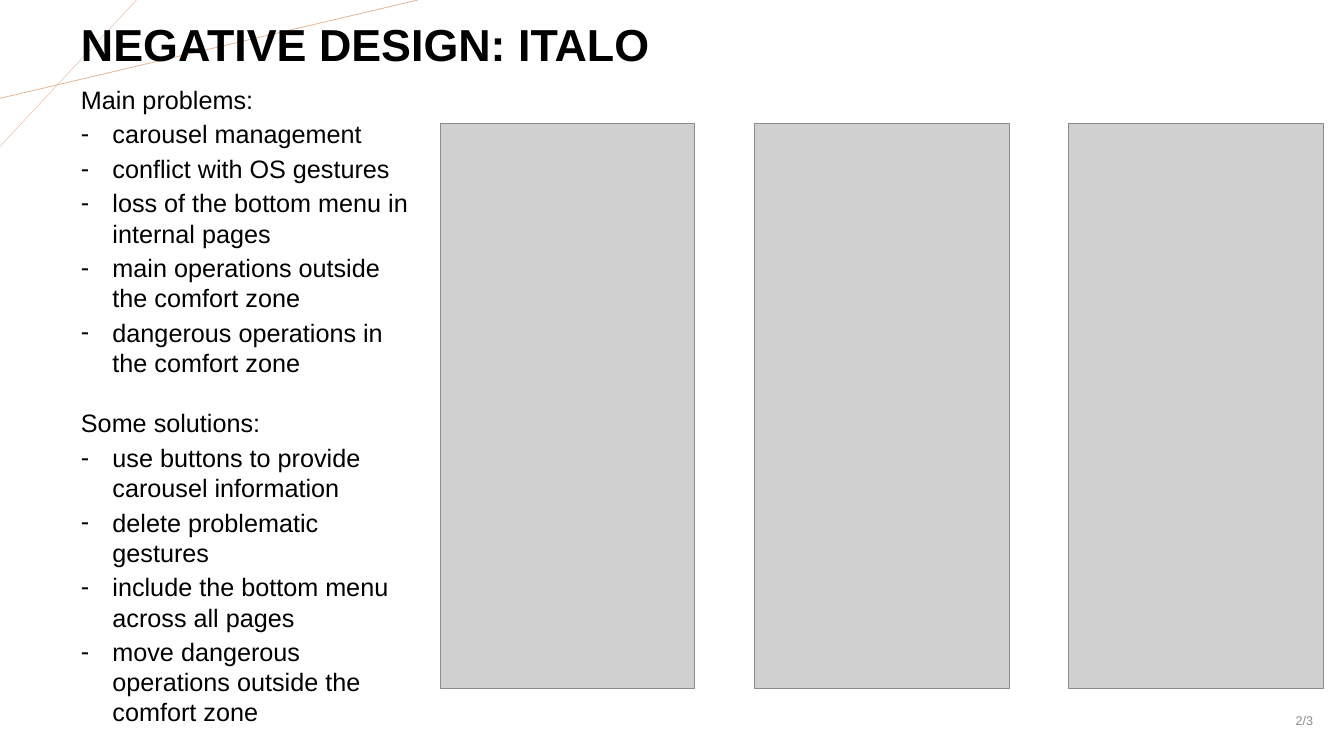
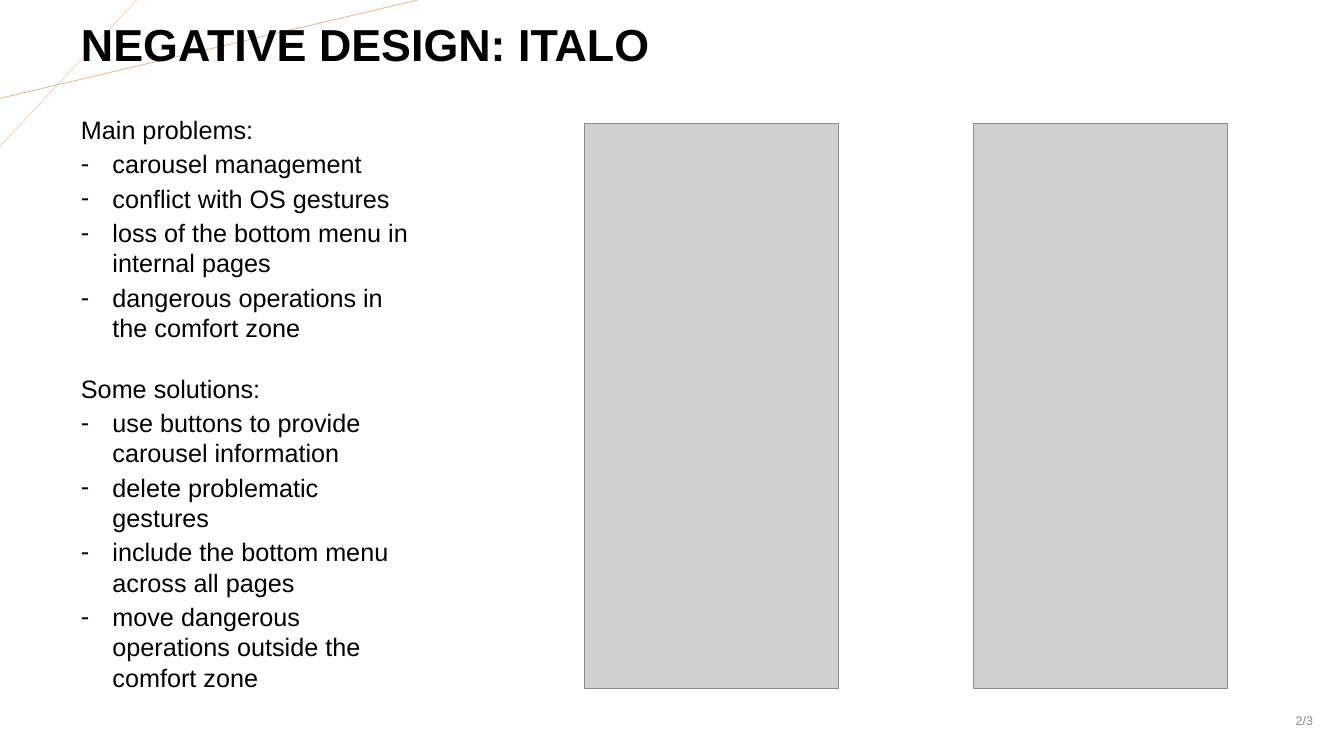
Before and after one commit to MikeIsBack/UniPD-MSc-Computer-Science-courses, a slide deck: slide 2 of Mobile Programming and Multimedia/Exercises/2023-2024/Exercise-2/Amista_Sanson_Mobile_Design.pptx. Drawn at 1344x756 pixels with LibreOffice and Linux fonts; fonts in the diff are those of the drawing; grey boxes stand for pictures. Boxes give left, top, right and bottom in pixels: in the first picture for what was removed or moved away, otherwise in the second. Text is boxed around its words. In the diff, an @@ line names an element or a change of style, - is before the commit and + after.

```diff
--- a/Mobile Programming and Multimedia/Exercises/2023-2024/Exercise-2/Amista_Sanson_Mobile_Design.pptx
+++ b/Mobile Programming and Multimedia/Exercises/2023-2024/Exercise-2/Amista_Sanson_Mobile_Design.pptx
@@ text "Main problems:" moved from (x1=81, y1=90, x2=408, y2=722) to (x1=81, y1=120, x2=408, y2=688) @@
@@ picture moved from (x1=441, y1=124, x2=695, y2=689) to (x1=585, y1=124, x2=839, y2=689) @@
@@ picture removed at (x1=755, y1=124, x2=1009, y2=689) @@
@@ picture moved from (x1=1069, y1=124, x2=1323, y2=689) to (x1=974, y1=124, x2=1228, y2=689) @@
@@ text at (x1=112, y1=258, x2=380, y2=308): paragraph removed @@
-– main operations outside the comfort zone
```
Also in this commit, not shown: 1 other slide changed, 49 other files.
